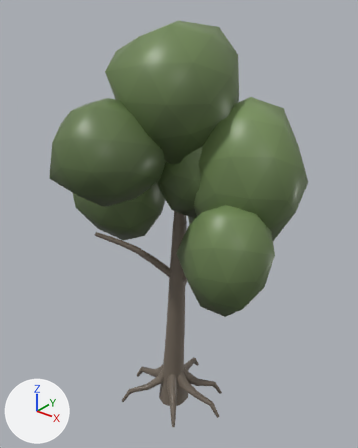
The glTF model assets/models/forest/decid_b.glb: old version first, new version second.
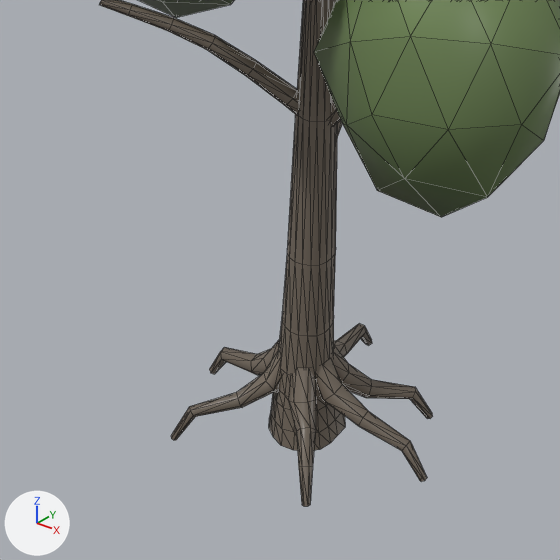
There are two pictures of each version: one whole from a 50 mm camera at (5.58, -6.76, 8.31) aimed at (0.15, 0.02, 4.11), one close up on the part from 16% to 76% of the width and 52% to 100% of the height. Every picture has the same lights, and +X, +Y and +Z are marked at lower left. The first two pictures are the older version. The close-ups show mesh edges as thin lines. Vertices at exactly the same position are counted once.

The older version as bpy lines, for what is in view:
```python
me_decid_b = bpy.data.meshes.new('decid_b')
me_decid_b.from_pydata(...)  # 902 vertices, 1604 faces; spans x -2.18..2.51, y -2.35..1.9, z -0.4..7.78
# faces by material slot: [884, 720]
me_decid_b.materials.append(mat_tree_bark)
me_decid_b.materials.append(mat_tree_leaf)
ob_decid_b = bpy.data.objects.new('decid_b', me_decid_b)
ob_decid_b.location = (0.0, 0.0, 0.0)
```
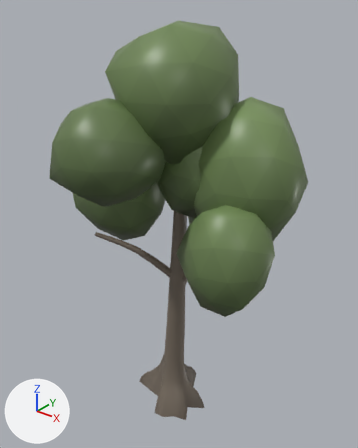
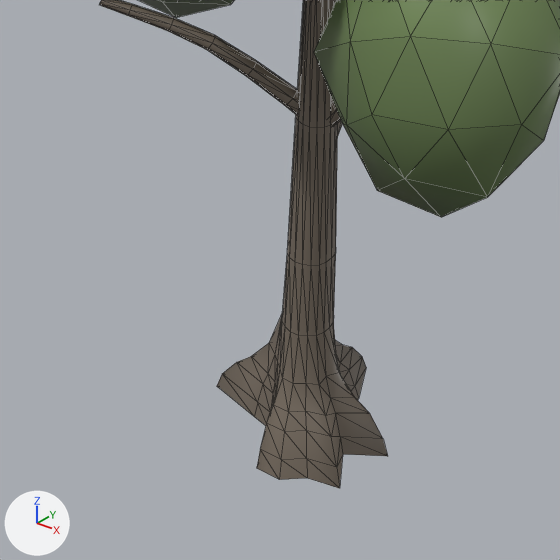
Boxes (x1, y1, x2, y2) around the edits, measured in the close-ups (560 x 560 px; the box of a moved part takes in the faces that stretch with it):
'decid_b', reshaped: before (99, 0, 560, 506); after (99, 0, 560, 488)
part 1 of me_decid_b, deleted: before (171, 324, 433, 506)
part 2 of me_decid_b, moved or reshaped: before (269, 323, 345, 451); after (217, 313, 388, 488)
part 3 of me_decid_b, reshaped: (287, 0, 338, 266) in both

The change, as a list of edits to the scene's bpy script:
```text
Change me_decid_b:
    used by ob_decid_b; location = (0.0, 0.0, 0.0)
    remove me_decid_b.from_pydata(...)  # 902 vertices, 1604 faces; spans x -2.18..2.51, y -2.35..1.9, z -0.4..7.78
    add me_decid_b.from_pydata(...)  # 759 vertices, 1404 faces; spans x -2.18..2.51, y -2.35..1.9, z -0.4..7.78
    me_decid_b part 1: 6 loose pieces with 180 vertices, spanning x -1.12..1.23, y -0.93..1.2, z -0.4..0.47, are deleted
    me_decid_b part 2
    81 vertices move from x -0.34..0.32, y -0.35..0.34, z -0.4..0.36 to x -0.94..0.8, y -0.67..0.9, z -0.4..0.37
    me_decid_b part 3
    24 vertices are removed from x 0.1..0.35, y -0.17..0.08, z 4.2..5.8
    52 faces are deleted
    17 vertices in x -0.01..0.32, y -0.2..0.13, z 2.95..2.97 move by (0.0, 0.0, -0.05)
    4 vertices move from x 0.22..0.28, y -0.2..-0.01, z 2.96..5.8 to x 0.22..0.26, y -0.19..0.01, z 2.91..5.8
    61 vertices are added at x 0.13..0.34, y -0.16..0.06, z 4.71..5.8
    140 new faces join them, mat_tree_bark
```
